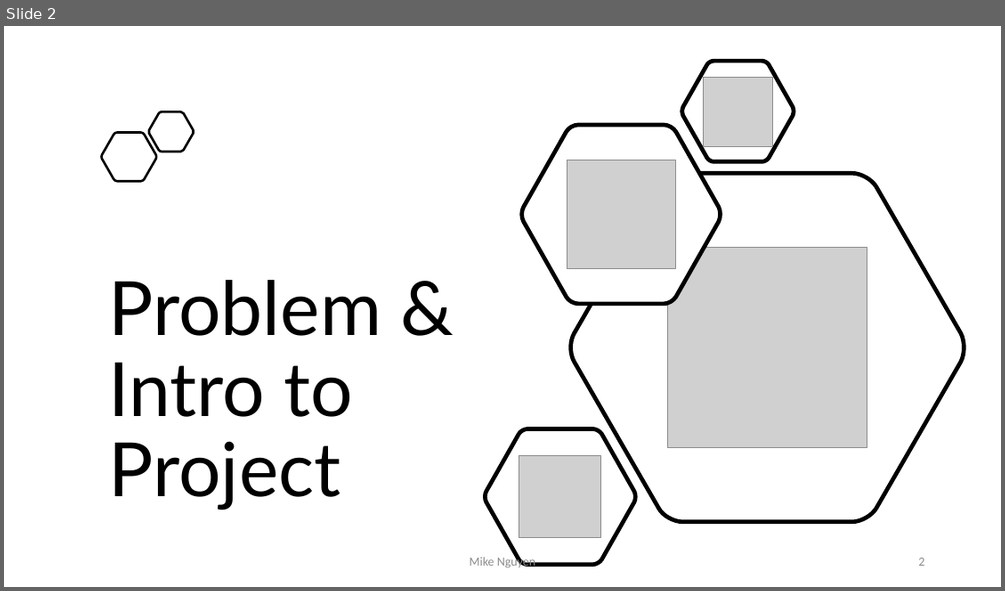
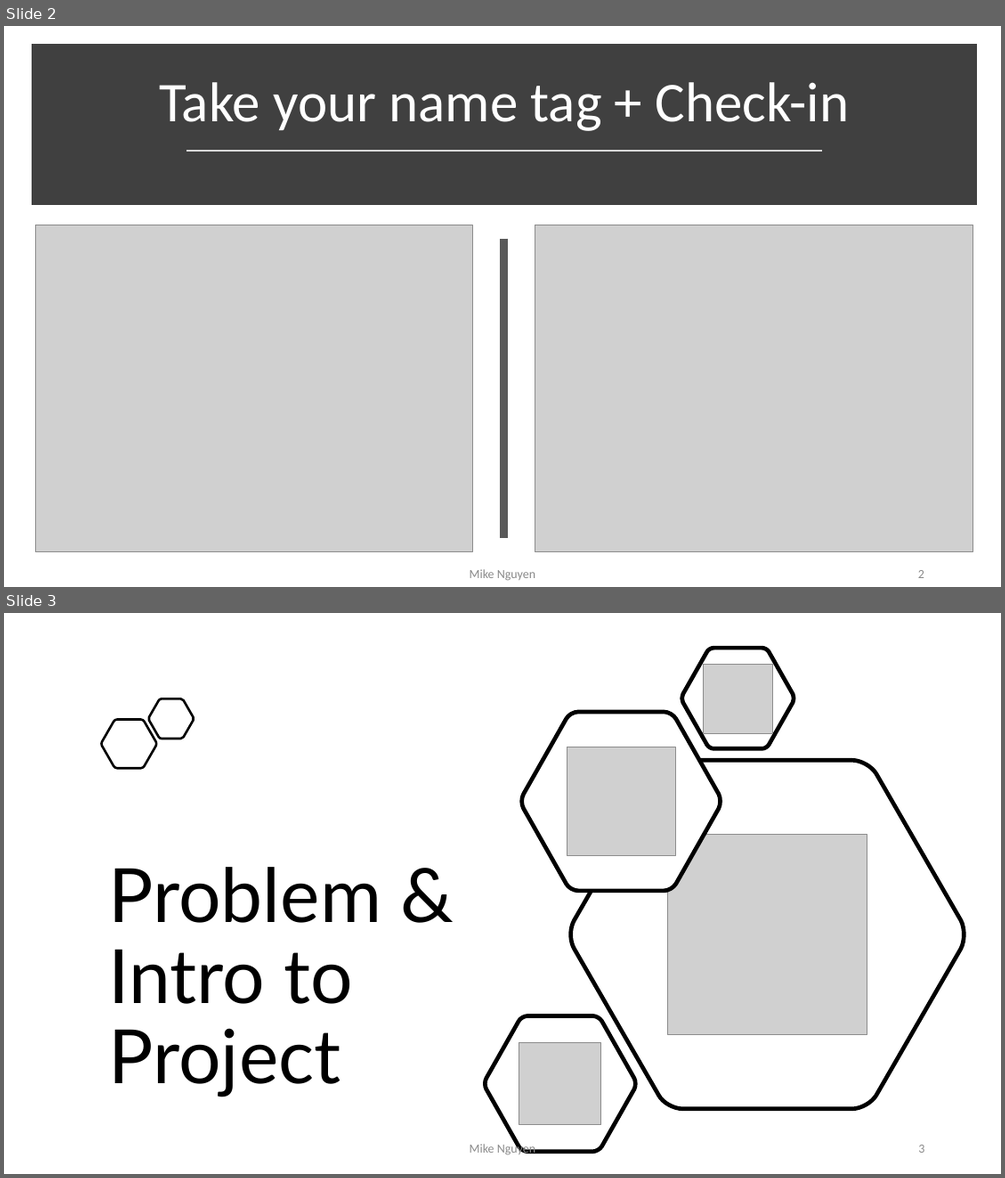
Before and after one commit to mikenguyen13/mar4050_S22, a slide deck: lectures/2/2_Problem & Intro to Project.pptx. Shown one above the other, each under a label of ours: slide 2 before the commit, slides 2 and 3 after it. The pictures are 1005x591 and 1005x1178 pixels, drawn with LibreOffice and Linux fonts; fonts in the diff are those of the drawing; grey boxes stand for pictures. Boxes give left, top, right and bottom in pixels: in the first picture for what was removed or moved away, otherwise in the second. Text is boxed around its words. In the diff, an @@ line names an element or a change of style, - is before the commit and + after.

```diff
--- a/lectures/2/2_Problem & Intro to Project.pptx
+++ b/lectures/2/2_Problem & Intro to Project.pptx
@@ slide 2 added at bbox=[4, 26, 1001, 587], background #FFFFFF @@
@@ rectangle added at bbox=[36, 49, 971, 200], fill #404040, outline #404040 10 pt @@
@@ title added at bbox=[159, 82, 850, 131], 54 pt, text #FFFFFF @@
+Take your name tag + Check-in
@@ line added from (186, 150) to (822, 150), #D9D9D9 1.75 pt @@
@@ picture added at bbox=[36, 224, 473, 551] @@
@@ line added from (504, 239) to (504, 538), #595959 8 pt @@
@@ picture added at bbox=[535, 224, 973, 551] @@
@@ text added at bbox=[469, 569, 535, 580], 12 pt, text #898989 @@
+Mike Nguyen
@@ page number added at bbox=[918, 570, 924, 578], 12 pt, text #898989 @@
+2
@@ what was slide 2 is now slide 3 @@
```
Also in this commit, not shown: 4 slides changed, 5 other files.
